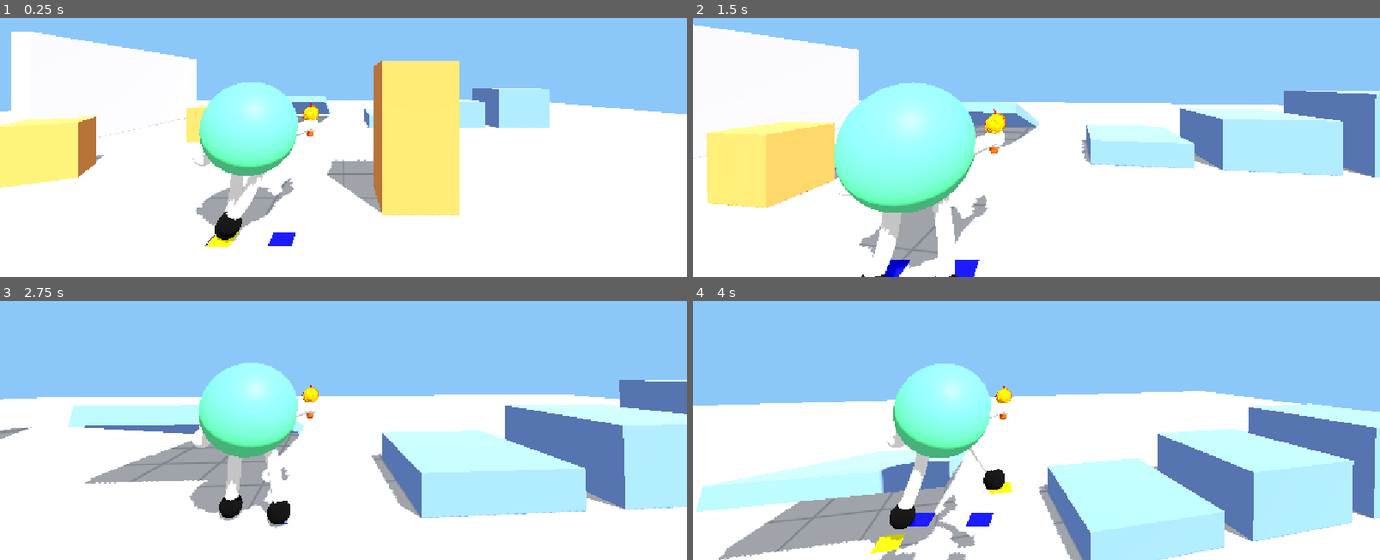
Above: before the commit, frames 1-4 (two rows, left to right).
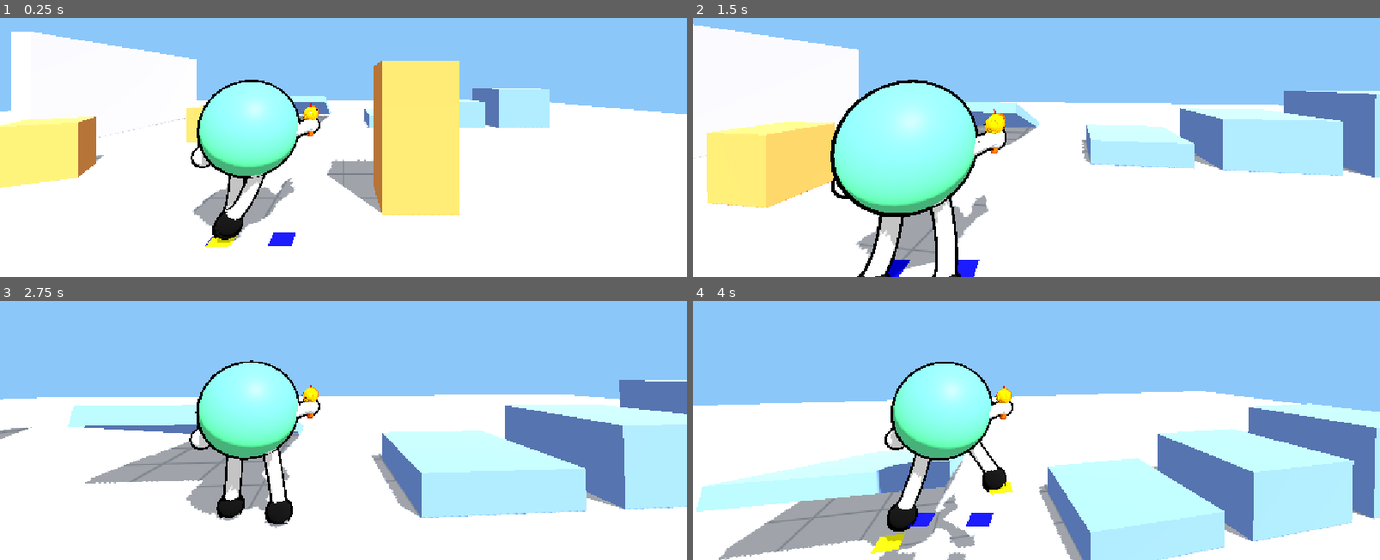
Above: after the commit, the same moments.

Repository: ar-bh/Swap-City
Game: Godot game, scene res://levels/test_level.tscn
Two runs of this game, one before a commit and one after it. Both use one fixed random seed, a clock stepped at 60 frames per second and the inputs below.
Inputs (mouse positions are in pixels of both pictures, inside the frame that each line leads up to):
- Up to frame 1 (0.25 s): no input
- Up to frame 2 (1.5 s): tap Enter at 0.5 s; move the mouse to (1070, 82) at 0.52 s; hold W (move_forward) from 0.53 s (still down); tap Alt at 0.6 s; tap Space (jump) at 0.77 s; move the mouse to (1002, 85) at 1.27 s; tap Shift at 1.35 s
- Up to frame 3 (2.75 s): keep holding W (move_forward); tap Space (jump) at 1.52 s; move the mouse to (357, 360) at 2.02 s; tap Alt at 2.1 s
- Up to frame 4 (4 s): keep holding W (move_forward); move the mouse to (1029, 373) at 2.77 s; tap Shift at 2.85 s; tap Space (jump) at 3.02, 3.77 s; move the mouse to (1084, 370) at 3.52 s; tap Alt at 3.6 s

The runs differ from the first frame. In frame 1, 0.9% of the frame differs, in the area x 27-47%, y 23-87%; in frame 2, 1.6%, in the area x 20-46%, y 23-100%; in frame 3, 1.0%; in frame 4, 1.1%.

Commit message:
blob outline shader

Diff:
--- /dev/null
+++ b/player/outline.gd
@@ -0,0 +1,18 @@
+@tool
+extends Node3D
+
+@export var outline_material: ShaderMaterial
+
+func _ready() -> void:
+	if outline_material == null:
+		return
+	_apply(self)
+
+func _apply(node: Node) -> void:
+	if node is GeometryInstance3D and not _is_marker_gizmo(node):
+		node.material_overlay = outline_material
+	for child in node.get_children():
+		_apply(child)
+
+func _is_marker_gizmo(node: Node) -> bool:
+	return node.get_parent() is Marker3D
--- a/player/player.tscn
+++ b/player/player.tscn
@@ -4,6 +4,8 @@
 [ext_resource type="Script" uid="uid://cjs5rcpnq8xfv" path="res://player/player.gd" id="1_yw30f"]
 [ext_resource type="Script" uid="uid://ryvfxgcjgc8l" path="res://player/legs.gd" id="2_rkbax"]
 [ext_resource type="Script" uid="uid://bvaojfc7xwodj" path="res://player/arms.gd" id="3_g1dw6"]
+[ext_resource type="Script" uid="uid://dsr74he67wvih" path="res://player/outline.gd" id="3_g6k8r"]
+[ext_resource type="Material" uid="uid://comcoe0e71vmy" path="res://shaders/outline_material.tres" id="4_boad6"]
 [ext_resource type="PackedScene" uid="uid://bcs0k7ahaw7gn" path="res://assets/space_gun.glb" id="4_gun"]
 
 [sub_resource type="CapsuleShape3D" id="CapsuleShape3D_mn11d"]
@@ -55,15 +57,20 @@
 radius = 0.2
 height = 0.4
 
-[sub_resource type="Curve3D" id="Curve3D_leftarm"]
-
 [sub_resource type="Curve3D" id="Curve3D_qjkh3"]
 _data = {
-"points": PackedVector3Array(0, 0, 0, 0, 0, 0, -0.62, 0.26, 0.08, 0, 0, 0, 0, 0, 0, -0.6001513, 0.24015129, 0.166011, 0, 0, 0, 0, 0, 0, -0.5803026, 0.2203026, 0.25202203, 0, 0, 0, 0, 0, 0, -0.5604539, 0.20045389, 0.33803302, 0, 0, 0, 0, 0, 0, -0.5406052, 0.1806052, 0.42404407, 0, 0, 0, 0, 0, 0, -0.5207565, 0.1607565, 0.51005507, 0, 0, 0, 0, 0, 0, -0.496211, 0.13621104, 0.61641866, 0, 0, 0, 0, 0, 0, -0.46696874, 0.10696882, 0.7431349, 0, 0, 0, 0, 0, 0, -0.4377265, 0.07772661, 0.8698511, 0, 0, 0, 0, 0, 0, -0.40848425, 0.0484844, 0.99656737, 0, 0, 0, 0, 0, 0, -0.379242, 0.019242182, 1.1232836, 0, 0, 0, 0, 0, 0, -0.34999976, -0.010000035, 1.2499999),
+"points": PackedVector3Array(0, 0, 0, 0, 0, 0, -0.62, 0.26, 0.08, 0, 0, 0, 0, 0, 0, -0.6568446, 0.19720158, 0.044930402, 0, 0, 0, 0, 0, 0, -0.6936893, 0.13440315, 0.009860806, 0, 0, 0, 0, 0, 0, -0.7305339, 0.07160473, -0.025208794, 0, 0, 0, 0, 0, 0, -0.76737857, 0.008806318, -0.060278386, 0, 0, 0, 0, 0, 0, -0.8042232, -0.053992122, -0.095347986, 0, 0, 0, 0, 0, 0, -0.852405, -0.087628484, -0.011711627, 0, 0, 0, 0, 0, 0, -0.911924, -0.09210283, 0.19063067, 0, 0, 0, 0, 0, 0, -0.971443, -0.09657718, 0.392973, 0, 0, 0, 0, 0, 0, -1.030962, -0.101051524, 0.5953153, 0, 0, 0, 0, 0, 0, -1.090481, -0.10552587, 0.7976576, 0, 0, 0, 0, 0, 0, -1.15, -0.11000022, 0.99999994),
 "tilts": PackedFloat32Array(0, 0, 0, 0, 0, 0, 0, 0, 0, 0, 0, 0)
 }
 point_count = 12
 
+[sub_resource type="Curve3D" id="Curve3D_leftarm"]
+_data = {
+"points": PackedVector3Array(0, 0, 0, 0, 0, 0, 0.62477696, 0.29083562, 0, 0, 0, 0, 0, 0, 0, 0.6607531, 0.22243072, -0.020524144, 0, 0, 0, 0, 0, 0, 0.6967292, 0.15402582, -0.04104829, 0, 0, 0, 0, 0, 0, 0.73270524, 0.085620925, -0.06157243, 0, 0, 0, 0, 0, 0, 0.76868135, 0.017216027, -0.08209658, 0, 0, 0, 0, 0, 0, 0.80465746, -0.051188886, -0.10262072, 0, 0, 0, 0, 0, 0, 0.8463141, -0.13699211, -0.09716616, 0, 0, 0, 0, 0, 0, 0.89365125, -0.2401937, -0.06573291, 0, 0, 0, 0, 0, 0, 0.9409884, -0.3433953, -0.034299664, 0, 0, 0, 0, 0, 0, 0.9883256, -0.44659686, -0.0028664172, 0, 0, 0, 0, 0, 0, 1.0356628, -0.5497984, 0.02856683, 0, 0, 0, 0, 0, 0, 1.083, -0.653, 0.060000084),
+"tilts": PackedFloat32Array(0, 0, 0, 0, 0, 0, 0, 0, 0, 0, 0, 0)
+}
+point_count = 12
+
 [sub_resource type="SphereShape3D" id="SphereShape3D_mn11d"]
 radius = 0.3
 
@@ -76,6 +83,8 @@
 
 [node name="Blob" parent="." unique_id=2044517352 instance=ExtResource("1_oul6g")]
 transform = Transform3D(1, 0, 0, 0, 1, 0, 0, 0, 1, 0, 2.45, 0)
+script = ExtResource("3_g6k8r")
+outline_material = ExtResource("4_boad6")
 
 [node name="Skeleton" type="Skeleton3D" parent="Blob" unique_id=1317010121]
 bones/0/name = "RightHip"
@@ -105,7 +114,7 @@
 bones/3/enabled = true
 bones/3/position = Vector3(-0.62, 0.26, 0.08)
 bones/3/rotation = Quaternion(0, 0, 0, 1)
-bones/3/scale = Vector3(1.1225687, 1.1225687, 1.1225687)
+bones/3/scale = Vector3(1.0255517, 1.0255517, 1.0255517)
 bones/4/name = "RightElbow"
 bones/4/parent = 3
 bones/4/rest = Transform3D(1, 0, 0, 0, 1, 0, 0, 0, 1, -0.35, -0.26, 0.08)
@@ -309,7 +318,7 @@
 
 [node name="RightHandTarget" type="Marker3D" parent="Blob/Skeleton/ArmAim" unique_id=7518770]
 unique_name_in_owner = true
-transform = Transform3D(1, 0, 0, 0, 1, 0, 0, 0, 1, -1.15, -0.4, 1.0)
+transform = Transform3D(1, 0, 0, 0, 1, 0, 0, 0, 1, -1.15, -0.4, 1)
 
 [node name="GunMount" type="Marker3D" parent="Blob/Skeleton/ArmAim/RightHandTarget" unique_id=1693621656]
 unique_name_in_owner = true
@@ -321,12 +330,12 @@
 transform = Transform3D(1, 0, 0, 0, 1, 0, 0, 0, 1, -1.5, -1, 0.2)
 
 [node name="RightGlove" type="BoneAttachment3D" parent="Blob/Skeleton" unique_id=559743179]
-transform = Transform3D(-0.7857802, -0.150673, -0.7874056, 0.76213306, 0.20167264, -0.7991507, 0.24872299, -1.0939773, -0.038872868, -0.34999976, -0.010000035, 1.2499999)
+transform = Transform3D(-0.7104871, 0.5659369, -0.47610903, 0.6982943, 0.29586077, -0.69036794, -0.24361786, -0.8024576, -0.5903123, -1.15, -0.11000022, 1)
 bone_name = "RightHand"
 bone_idx = 5
 
 [node name="Mesh" type="MeshInstance3D" parent="Blob/Skeleton/RightGlove" unique_id=801139837]
-transform = Transform3D(0.89081407, 0, 0, 0, 0.89081407, 0, 0, 0, 0.89081407, 0, 0, 0)
+transform = Transform3D(0.97508496, 0, 0, 0, 0.97508496, 0, 0, 0, 0.97508496, 0, 0, 0)
 mesh = SubResource("SphereMesh_iemch")
 
 [node name="LeftHandTarget" type="Marker3D" parent="Blob/Skeleton" unique_id=936628940]
@@ -337,12 +346,11 @@
 transform = Transform3D(1, 0, 0, 0, 1, 0, 0, 0, 1, 1, -0.2, -1.2)
 
 [node name="LeftGlove" type="BoneAttachment3D" parent="Blob/Skeleton" unique_id=979652215]
-transform = Transform3D(-0.7317292, 0.43067122, 0.78472614, -0.73093843, 0.29760253, -0.84490347, -0.51672214, -1.0308518, 0.08392431, 0.049999952, -0.11000028, 1.1499999)
+transform = Transform3D(-0.85361177, -0.4843227, 0.19177727, -0.5150084, 0.8399259, -0.17114617, -0.07818875, -0.2448593, -0.96640086, 1.083, -0.653, 0.060000084)
 bone_name = "LeftHand"
 bone_idx = 11
 
 [node name="Mesh" type="MeshInstance3D" parent="Blob/Skeleton/LeftGlove" unique_id=697429735]
-transform = Transform3D(0.86493397, 0, 0, 0, 0.86493397, 0, 0, 0, 0.86493397, 0, 0, 0)
 mesh = SubResource("SphereMesh_iemch")
 
 [node name="Arms" type="Node3D" parent="Blob/Skeleton" unique_id=1376044053]
@@ -392,7 +400,7 @@
 [node name="CameraPitch" type="Node3D" parent="CameraYaw" unique_id=1726870141]
 
 [node name="SpringArm3D" type="SpringArm3D" parent="CameraYaw/CameraPitch" unique_id=701561343]
-transform = Transform3D(1, 0, 0, 0, 1, 0, 0, 0, 1, 2.0, 0, 0)
+transform = Transform3D(1, 0, 0, 0, 1, 0, 0, 0, 1, 2, 0, 0)
 shape = SubResource("SphereShape3D_mn11d")
 spring_length = 5.5
 margin = 0.2
--- /dev/null
+++ b/shaders/outline.gdshader
@@ -0,0 +1,13 @@
+shader_type spatial;
+render_mode unshaded, cull_front, shadows_disabled;
+
+uniform vec4 outline_color : source_color = vec4(0.0, 0.0, 0.0, 1.0);
+uniform float outline_width : hint_range(0.0, 0.2) = 0.045;
+
+void vertex() {
+	VERTEX += NORMAL * outline_width;
+}
+
+void fragment() {
+	ALBEDO = outline_color.rgb;
+}
--- /dev/null
+++ b/shaders/outline_material.tres
@@ -0,0 +1,9 @@
+[gd_resource type="ShaderMaterial" format=3 uid="uid://comcoe0e71vmy"]
+
+[ext_resource type="Shader" uid="uid://b00425d3nji5s" path="res://shaders/outline.gdshader" id="1_2cd1o"]
+
+[resource]
+render_priority = 0
+shader = ExtResource("1_2cd1o")
+shader_parameter/outline_color = Color(0, 0, 0, 1)
+shader_parameter/outline_width = 0.0450000021375
Not shown, added: player/outline.gd.uid
Not shown, added: shaders/outline.gdshader.uid
